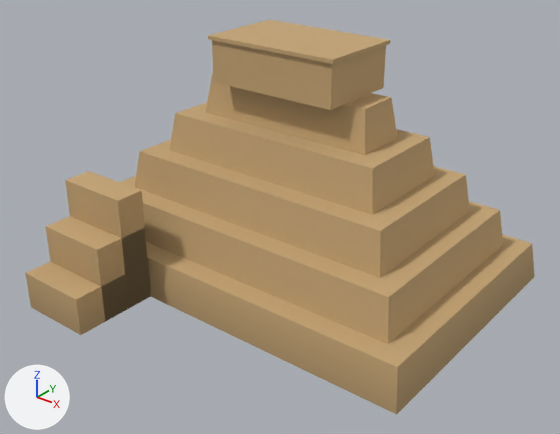
The glTF model src/assets/architecture/moche/moche_huaca_lod1.glb as it was, and as the next commit left it.
Before and after are seen from a 50 mm camera at (25.4, -33.3, 23.7) aimed at (1.1, -3.0, 4.9). The lights are fixed; the arrows at lower left show +X, +Y and +Z. The picture after the commit comes second. Where no turn or scale is listed for an object, it has been applied to the vertices. Vertices at exactly the same position are counted once.

Script lines for the objects in view, before the commit:
```python
me_geo_arch_moche_huaca_lod1 = bpy.data.meshes.new('GEO-Arch_moche_huaca_LOD1')
me_geo_arch_moche_huaca_lod1.from_pydata(...)  # 84 vertices, 110 faces; spans x -12.0..12.0, y -10.5..10.5, z -7.1..7.1
# faces by material slot: [100, 10]
me_geo_arch_moche_huaca_lod1.materials.append(mat_mat_arch_mocheadobe)
me_geo_arch_moche_huaca_lod1.materials.append(mat_mat_arch_mochedark)
ob_geo_arch_moche_huaca_lod1 = bpy.data.objects.new('GEO-Arch_moche_huaca_LOD1', me_geo_arch_moche_huaca_lod1)
ob_geo_arch_moche_huaca_lod1.location = (0.0, -2.5, 7.06)
```
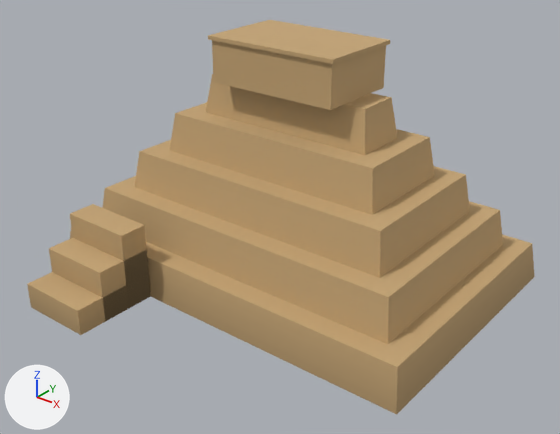
The edits, one by one:
me_geo_arch_moche_huaca_lod1 has 84 vertices, 110 faces and spans x -12.0..12.0, y -10.5..10.5, z -7.1..7.1.
me_geo_arch_moche_huaca_lod1 is used by ob_geo_arch_moche_huaca_lod1; location (0.0, -2.5, 7.06).
me_geo_arch_moche_huaca_lod1 part 1: the loose piece of 20 vertices spanning x -8.8..-4.4, y -10.5..-5.5, z -7.1..-0.4 is scaled about its middle by (1, 1, 0.69), then moved by (0.0, 0.0, -1.0).

Where the change shows, as pixel boxes (x1, y1, x2, y2) in the pictures (560 x 434 px; the box of a moved part takes in the faces that stretch with it):
'GEO-Arch_moche_huaca_LOD1', reshaped
    before: (25, 20, 535, 414)
    after: (27, 20, 535, 414)
part 1 of me_geo_arch_moche_huaca_lod1, moved or reshaped
    before: (25, 171, 151, 335)
    after: (27, 204, 151, 335)
